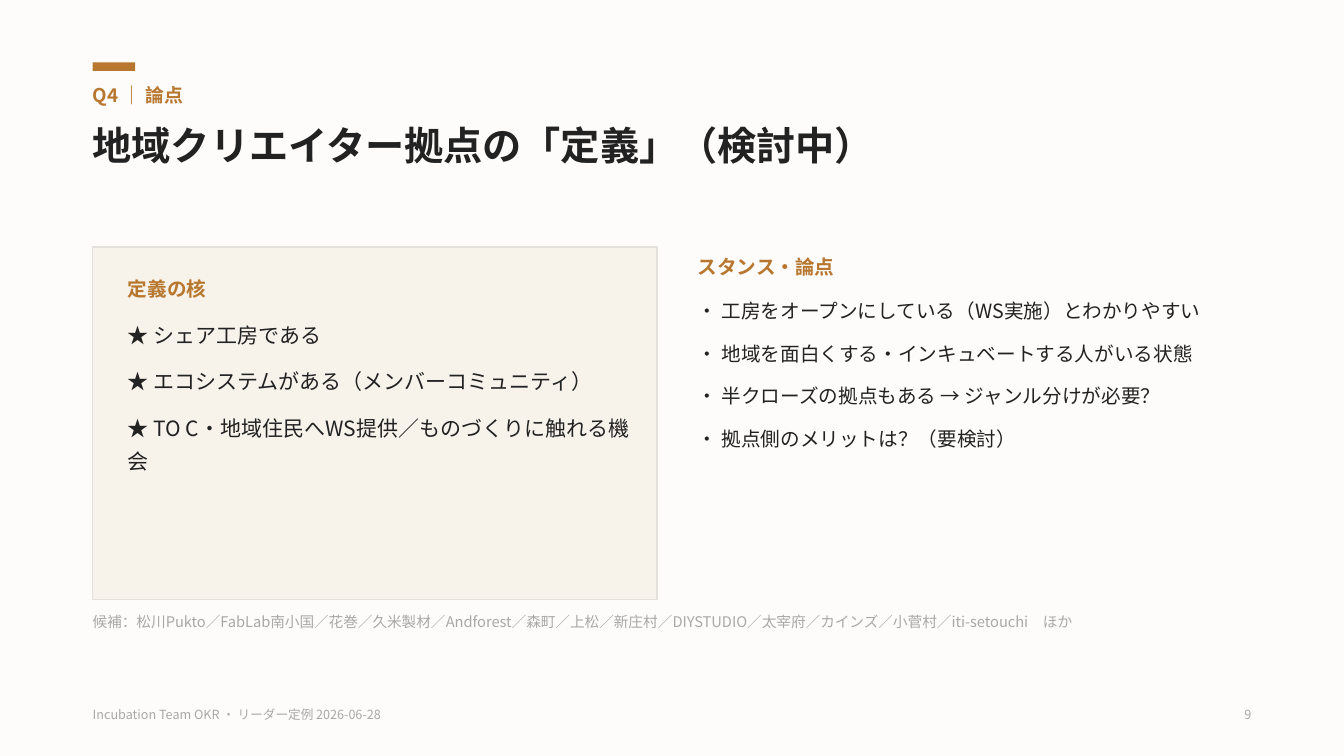
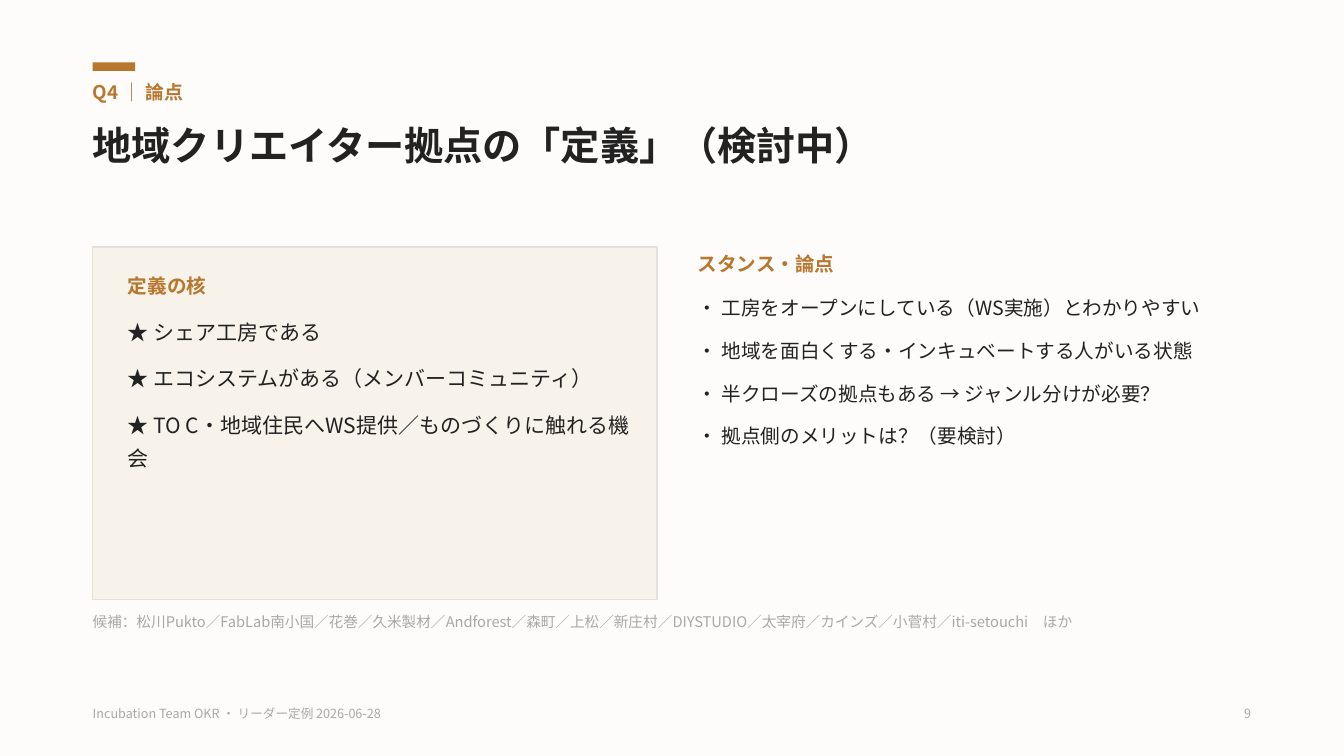
Before and after one commit to hajimetokura/claude_test, a slide deck: slide 9 of incubation-okr-q3-q4.pptx. Drawn at 1344x756 pixels with LibreOffice and Linux fonts; fonts in the diff are those of the drawing. Boxes give left, top, right and bottom in pixels: in the first picture for what was removed or moved away, otherwise in the second. Text is boxed around its words. In the diff, an @@ line names an element or a change of style, - is before the commit and + after.

```diff
--- a/incubation-okr-q3-q4.pptx
+++ b/incubation-okr-q3-q4.pptx
@@ background #FFFFFF to #FDFCFA @@
@@ rectangle removed at (0,0,1344,756) @@
@@ text "Q4 ｜ 論点" at (93,83,184,103): line spacing 1.12 to 1 @@
@@ text at (698,254,1017,445): line spacing 1.12 to 1; less space between paragraphs @@
@@ text at (128,276,629,468): line spacing 1.12 to 1; less space between paragraphs @@
```
Also in this commit, not shown: 9 other slides changed, 5 other files.
